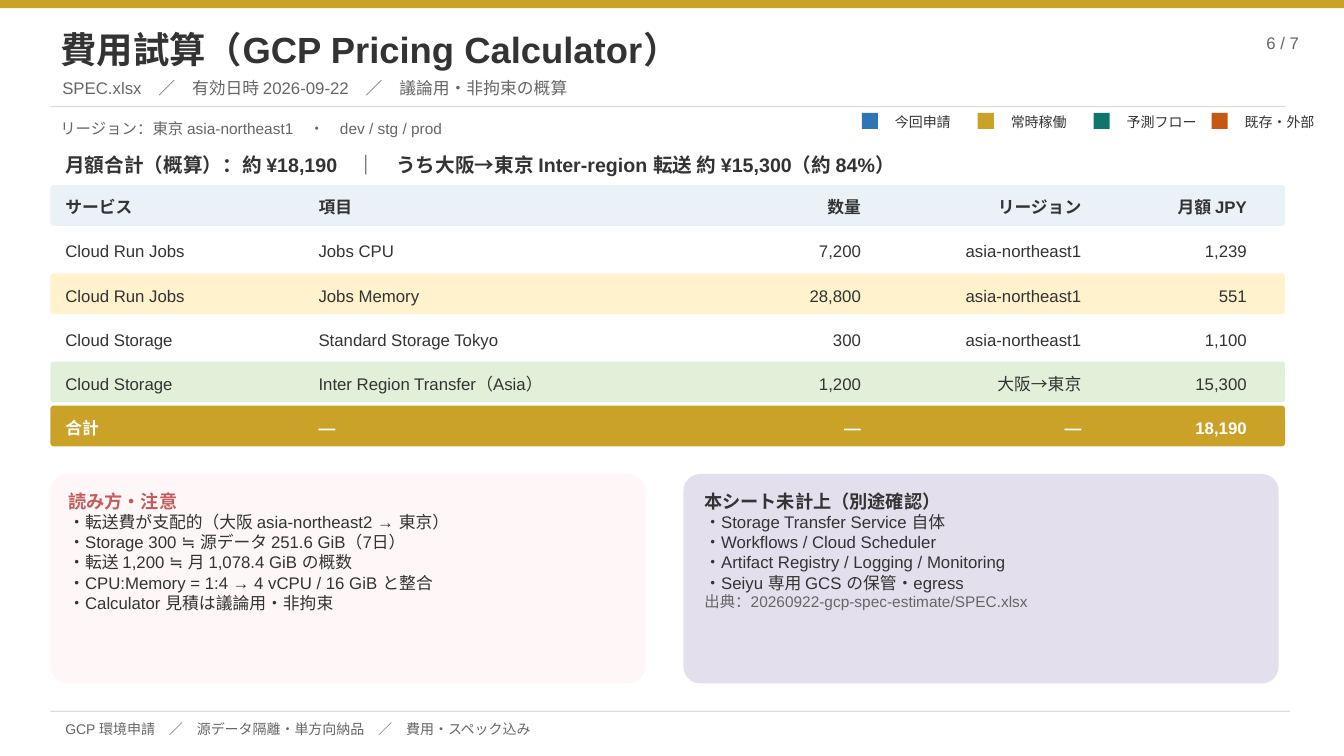
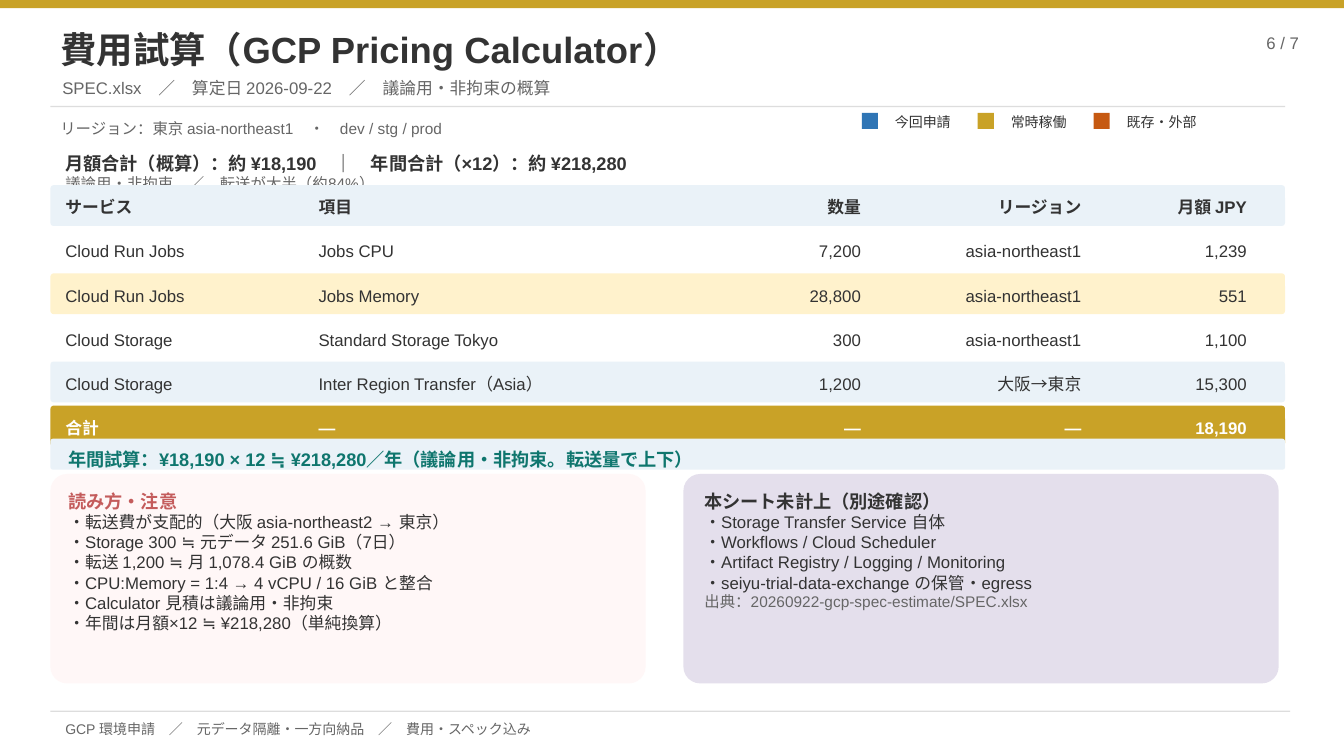
Before and after one commit to ZangPengshi-TREC/Zang_TreC, a slide deck: slide 6 of PMI/Sinops/phase2-detail-design/sources/20260922-scm-if-cloud-application/SCM連携クラウド機_GCP環境申請.pptx. Drawn at 1344x756 pixels with LibreOffice and Linux fonts; fonts in the diff are those of the drawing. Boxes give left, top, right and bottom in pixels: in the first picture for what was removed or moved away, otherwise in the second. Text is boxed around its words. In the diff, an @@ line names an element or a change of style, - is before the commit and + after.

```diff
--- a/PMI/Sinops/phase2-detail-design/sources/20260922-scm-if-cloud-application/SCM連携クラウド機_GCP環境申請.pptx
+++ b/PMI/Sinops/phase2-detail-design/sources/20260922-scm-if-cloud-application/SCM連携クラウド機_GCP環境申請.pptx
@@ text at <box>62,80,551,96</box>: text changed @@
-SPEC.xlsx ／ 有効日時 2026-09-22 ／ 議論用・非拘束の概算
+SPEC.xlsx ／ 算定日 2026-09-22 ／ 議論用・非拘束の概算
@@ rectangle: place and size @@
-rectangle at <box>1212,113,1228,129</box>
+rectangle at <box>1094,113,1110,129</box>
@@ rectangle removed at <box>1094,113,1110,129</box> @@
@@ text "既存・外部": place and size @@
-text "既存・外部" at <box>1245,115,1315,128</box>
+text "既存・外部" at <box>1127,115,1197,128</box>
@@ text removed at <box>1127,115,1197,128</box> @@
-予測フロー
@@ text at <box>65,154,627,185</box>: text changed; size 14 to 13 pt @@
-月額合計（概算）：約 ¥18,190 ｜ うち大阪→東京 Inter-region 転送 約 ¥15,300（約 84%）
+月額合計（概算）：約 ¥18,190 ｜ 年間合計（×12）：約 ¥218,280
+議論用・非拘束 ／ 転送が大半（約84%）
@@ rounded rectangle at <box>50,362,1286,402</box>: fill #E2F0D9 to #EAF2F8 @@
@@ rounded rectangle added at <box>50,439,1286,470</box>, fill #EAF2F8 @@
@@ text added at <box>68,450,693,469</box>, 13 pt, text #0F766E, bold @@
+年間試算：¥18,190 × 12 ≒ ¥218,280／年（議論用・非拘束。転送量で上下）
@@ text at <box>68,534,406,552</box>: text changed @@
-・Storage 300 ≒ 源データ 251.6 GiB（7日）
+・Storage 300 ≒ 元データ 251.6 GiB（7日）
@@ text at <box>704,575,1031,593</box>: text changed @@
-・Seiyu 専用 GCS の保管・egress
+・seiyu-trial-data-exchange の保管・egress
@@ text at <box>68,615,392,631</box>: paragraph added @@
+・年間は月額×12 ≒ ¥218,280（単純換算）
@@ text at <box>65,722,531,735</box>: text changed @@
-GCP 環境申請 ／ 源データ隔離・単方向納品 ／ 費用・スペック込み
+GCP 環境申請 ／ 元データ隔離・一方向納品 ／ 費用・スペック込み
```
Also in this commit, not shown: 6 other slides changed, 9 other files.
